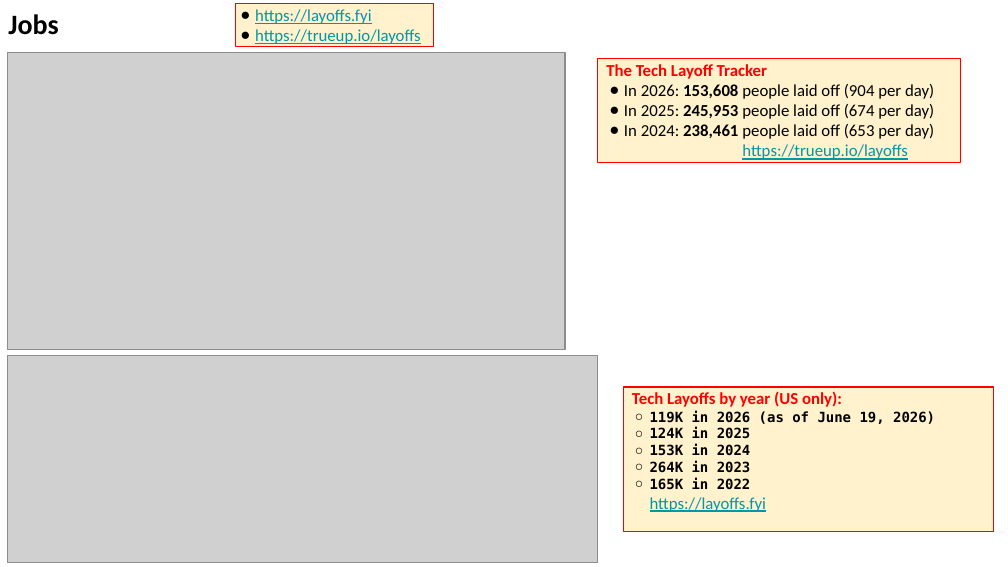
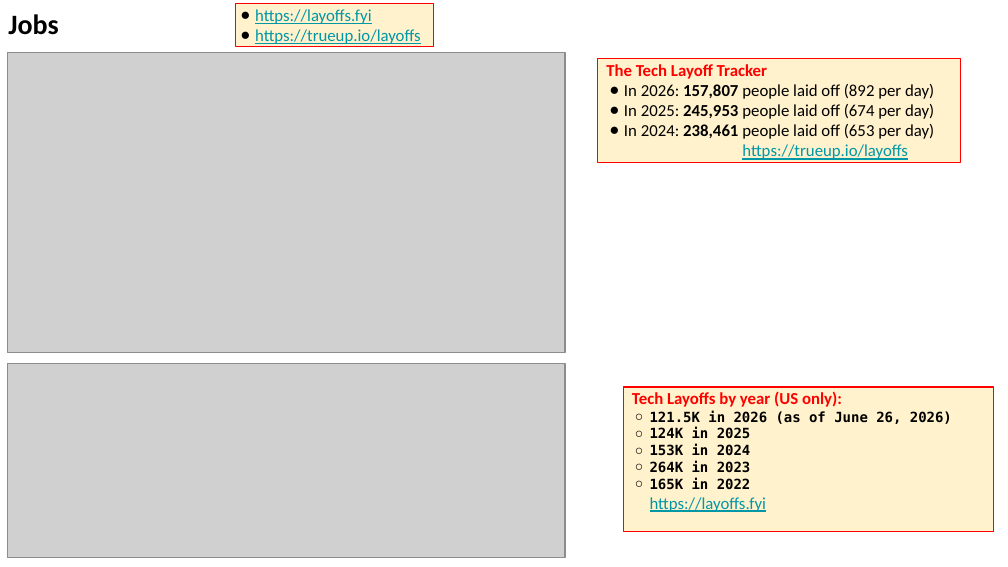
Before and after one commit to lselector/seminar, a slide deck: slide 23 of 2026/2026-06-26-AI-Updates.pptx (slide 14 before the commit). Drawn at 1008x567 pixels with LibreOffice and Linux fonts; fonts in the diff are those of the drawing; grey boxes stand for pictures. Boxes give left, top, right and bottom in pixels: in the first picture for what was removed or moved away, otherwise in the second. Text is boxed around its words. In the diff, an @@ line names an element or a change of style, - is before the commit and + after.

```diff
--- a/2026/2026-06-26-AI-Updates.pptx
+++ b/2026/2026-06-26-AI-Updates.pptx
@@ text in rectangle at [624, 84, 934, 99]: text changed @@
-● In 2026: 153,608 people laid off (904 per day)
+● In 2026: 157,807 people laid off (892 per day)
@@ picture: place and size @@
-picture at [7, 356, 598, 562]
+picture at [7, 363, 564, 557]
@@ text in rectangle at [650, 410, 952, 424]: text changed @@
-  ○ 119K in 2026 (as of June 19, 2026)
+  ○ 121.5K in 2026 (as of June 26, 2026)
```
Also in this commit, not shown: 6 other slides changed, 9 slides added.
